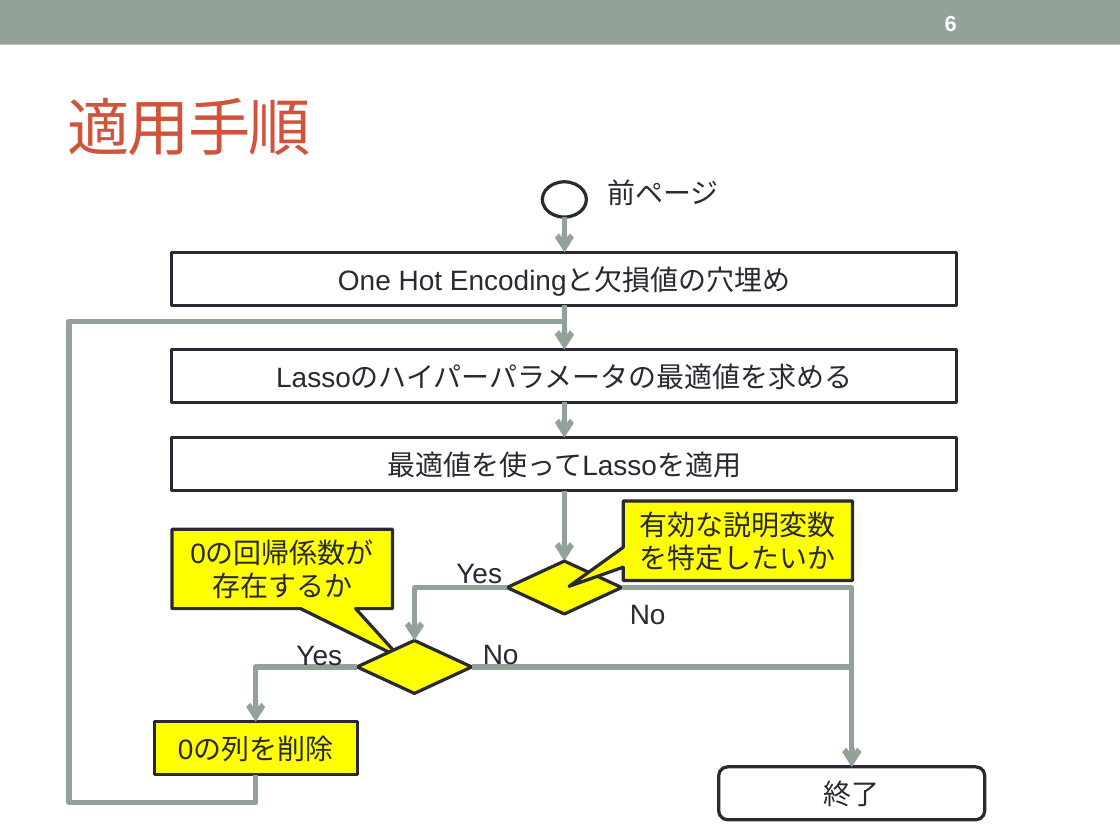
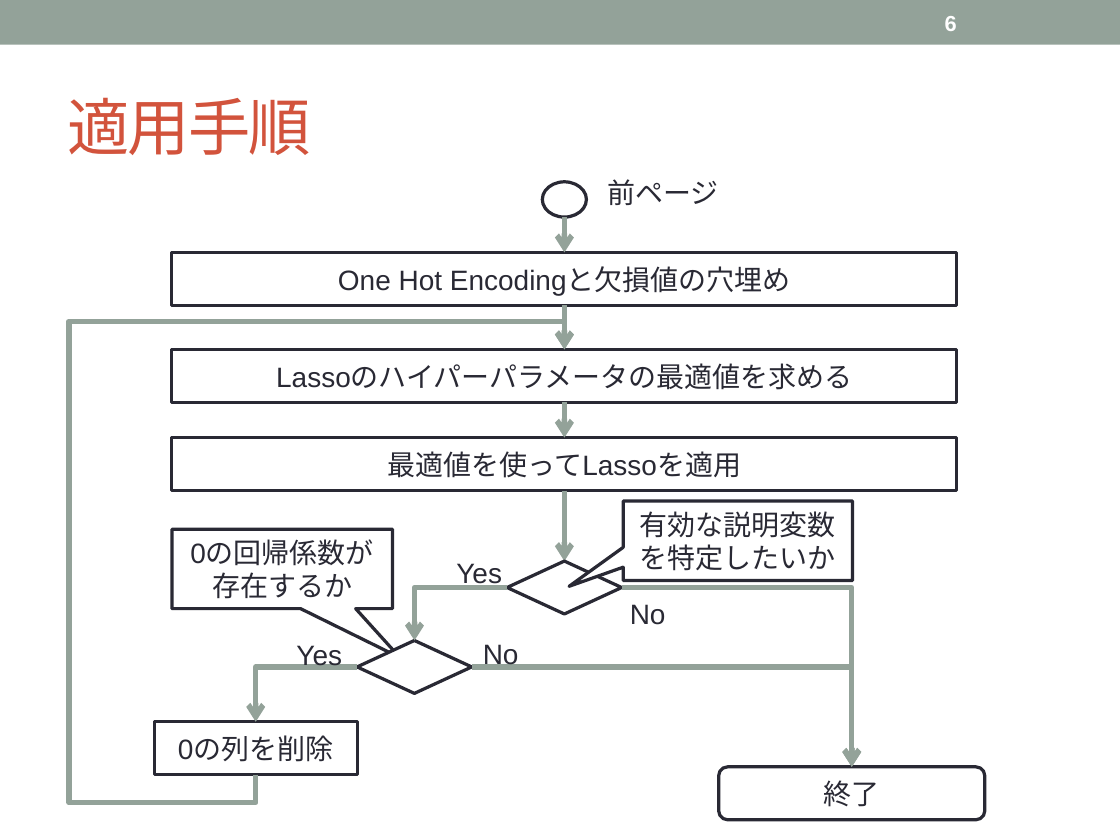
Before and after one commit to tsuchiyatoshio/team, a slide deck: slide 6 of misoka/2.3.Lasso/2.3.Lasso.pptx. Drawn at 1120x840 pixels with LibreOffice and Linux fonts; fonts in the diff are those of the drawing. Boxes give left, top, right and bottom in pixels: in the first picture for what was removed or moved away, otherwise in the second. Text is boxed around its words. In the diff, an @@ line names an element or a change of style, - is before the commit and + after.

```diff
--- a/misoka/2.3.Lasso/2.3.Lasso.pptx
+++ b/misoka/2.3.Lasso/2.3.Lasso.pptx
@@ fill #FFFF00 to #FFFFFF in 5 elements at bbox=[623, 501, 852, 580], bbox=[172, 530, 393, 609], bbox=[155, 721, 357, 774], bbox=[507, 561, 622, 614], bbox=[357, 641, 472, 693] @@
```
Also in this commit, not shown: 2 other slides changed, 2 other files.
